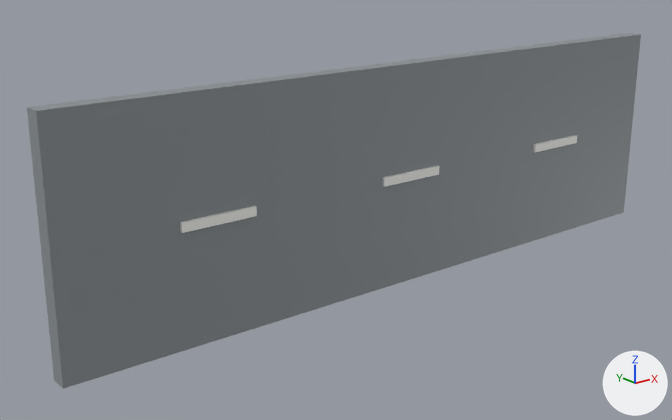
The glTF model models/city-pack/road_straight.glb as it was, and as the next commit left it.
The view is the same before and after, from a camera (50 mm lens) standing at (-8.3, -9.02, 3.28) and looking at (-0.82, 0.33, -0.46). The lights are fixed; the arrows at lower right show +X, +Y and +Z. The first picture is the older version. Where no turn or scale is listed for an object, it has been applied to the vertices.

Before the edit, the objects in view are built like this:
```python
me_g0 = bpy.data.meshes.new('g0')
me_g0.from_pydata(...)  # a box spanning x -5.0..5.0, y -0.24..0.0, z -1.5..1.5
me_g0.materials.append(mat_defaultmaterial)
me_g1 = bpy.data.meshes.new('g1')
me_g1.from_pydata(...)  # a box spanning x -3.5..-2.5, y -0.275..-0.235, z -0.06..0.06
me_g1.materials.append(mat_defaultmaterial_001)
me_g2 = bpy.data.meshes.new('g2')
me_g2.from_pydata(...)  # a box spanning x -0.5..0.5, y -0.275..-0.235, z -0.06..0.06
me_g2.materials.append(mat_defaultmaterial_002)
me_g3 = bpy.data.meshes.new('g3')
me_g3.from_pydata(...)  # a box spanning x 2.5..3.5, y -0.275..-0.235, z -0.06..0.06
me_g3.materials.append(mat_defaultmaterial_003)
ob_g0 = bpy.data.objects.new('g0', me_g0)
ob_g0.location = (0.0, 0.0, 0.0)
ob_g1 = bpy.data.objects.new('g1', me_g1)
ob_g1.location = (0.0, 0.0, 0.0)
ob_g2 = bpy.data.objects.new('g2', me_g2)
ob_g2.location = (0.0, 0.0, 0.0)
ob_g3 = bpy.data.objects.new('g3', me_g3)
ob_g3.location = (0.0, 0.0, 0.0)
```
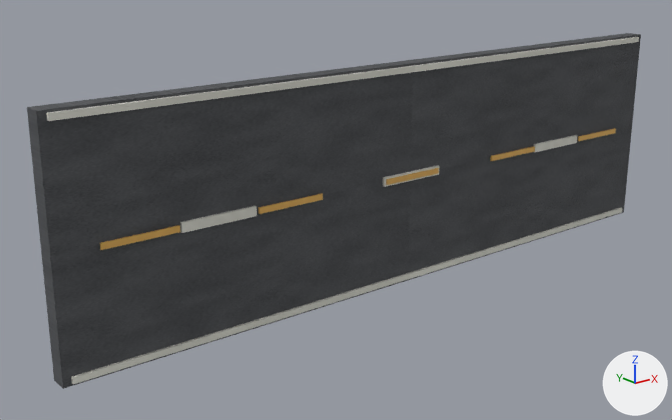
Where the change shows, as pixel boxes [x1, y1, x2, y2] in the pictures (672 x 420 px):
'g0', recoloured (grey to black)
    both: [27, 33, 641, 389]
'whitepaint', added
    after: [46, 37, 639, 384]
'yellowpaint', added
    after: [100, 128, 616, 250]
'g1', deleted
    before: [180, 206, 257, 233]
'g2', deleted
    before: [383, 165, 439, 187]
'g3', deleted
    before: [533, 135, 577, 152]

The edits, one by one:
Picture 'asphalt_normal.4ac208dd8904.png' (img_asphalt_normal_4ac208dd8904_png) is new.
Picture 'asphalt_metal_rough.146470cfa417.png' (img_asphalt_metal_rough_146470cfa417_png) is new.
Picture 'asphalt_base.51062be9aec7.png' (img_asphalt_base_51062be9aec7_png) is new.
Picture 'whitepaint_base.509ef544cd50.png' (img_whitepaint_base_509ef544cd50_png) is new.
Picture 'whitepaint_metal_rough.a94581c12ce5.png' (img_whitepaint_metal_rough_a94581c12ce5_png) is new.
Picture 'whitepaint_normal.609f8bf5633e.png' (img_whitepaint_normal_609f8bf5633e_png) is new.
Picture 'yellowpaint_normal.46d72933b447.png' (img_yellowpaint_normal_46d72933b447_png) is new.
Picture 'yellowpaint_base.96f1af3144ae.png' (img_yellowpaint_base_96f1af3144ae_png) is new.
Picture 'yellowpaint_metal_rough.a4b6743ae357.png' (img_yellowpaint_metal_rough_a4b6743ae357_png) is new.
Material 'asphalt' (mat_asphalt) is new.
Uses the picture img_asphalt_base_51062be9aec7_png.
Uses the picture img_asphalt_metal_rough_146470cfa417_png.
Uses the picture img_asphalt_normal_4ac208dd8904_png.
Material 'whitepaint' (mat_whitepaint) is new.
Uses the picture img_whitepaint_base_509ef544cd50_png.
Uses the picture img_whitepaint_metal_rough_a94581c12ce5_png.
Uses the picture img_whitepaint_normal_609f8bf5633e_png.
Material 'yellowpaint' (mat_yellowpaint) is new.
Uses the picture img_yellowpaint_base_96f1af3144ae_png.
Uses the picture img_yellowpaint_metal_rough_a4b6743ae357_png.
Uses the picture img_yellowpaint_normal_46d72933b447_png.
me_g0 has 8 vertices, 12 faces and spans x -5.0..5.0, y -0.24..0.0, z -1.5..1.5.
me_g0 is used by ob_g0; location (0.0, 0.0, 0.0).
me_g0 no longer uses material mat_defaultmaterial.
me_g0 part 1: vertex colours changed.
me_g0 gains material mat_asphalt.
Mesh me_whitepaint is new.
It consists of a box spanning x -3.5..-2.5, y -0.28..-0.24, z -0.06..0.06; a box spanning x -0.5..0.5, y -0.28..-0.24, z -0.06..0.06; a box spanning x 2.5..3.5, y -0.28..-0.24, z -0.06..0.06; a box spanning x -4.9..4.9, y -0.27..-0.24, z -1.47..-1.39; a box spanning x -4.9..4.9, y -0.27..-0.24, z 1.39..1.47.
It uses material mat_whitepaint.
Mesh me_yellowpaint is new.
It consists of a box spanning x -4.47..-3.53, y -0.29..-0.27, z -0.04..0.04; a box spanning x -2.47..-1.53, y -0.29..-0.27, z -0.04..0.04; a box spanning x -0.47..0.47, y -0.29..-0.27, z -0.04..0.04; a box spanning x 1.53..2.47, y -0.29..-0.27, z -0.04..0.04; a box spanning x 3.53..4.47, y -0.29..-0.27, z -0.04..0.04.
It uses material mat_yellowpaint.
Object 'g1' (ob_g1) is deleted.
Object 'g2' (ob_g2) is deleted.
Object 'g3' (ob_g3) is deleted.
Object 'whitepaint' (ob_whitepaint) is new; it shows me_whitepaint.
Its location is (0.0, 0.0, 0.0).
Object 'yellowpaint' (ob_yellowpaint) is new; it shows me_yellowpaint.
Its location is (0.0, 0.0, 0.0).
